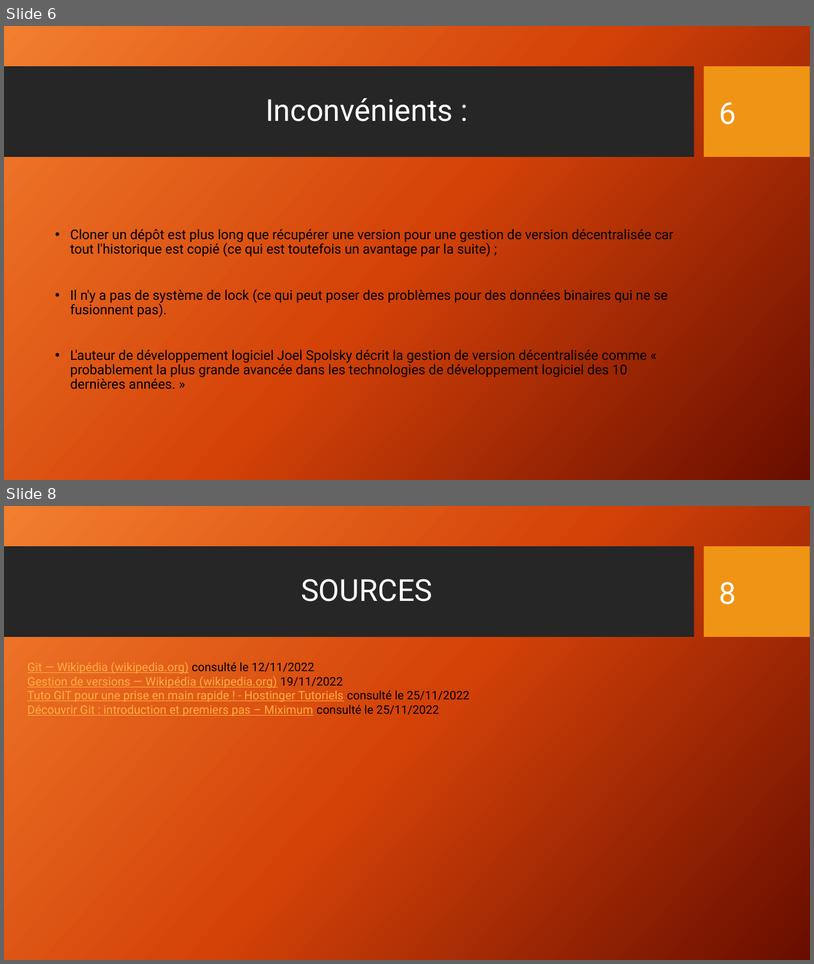
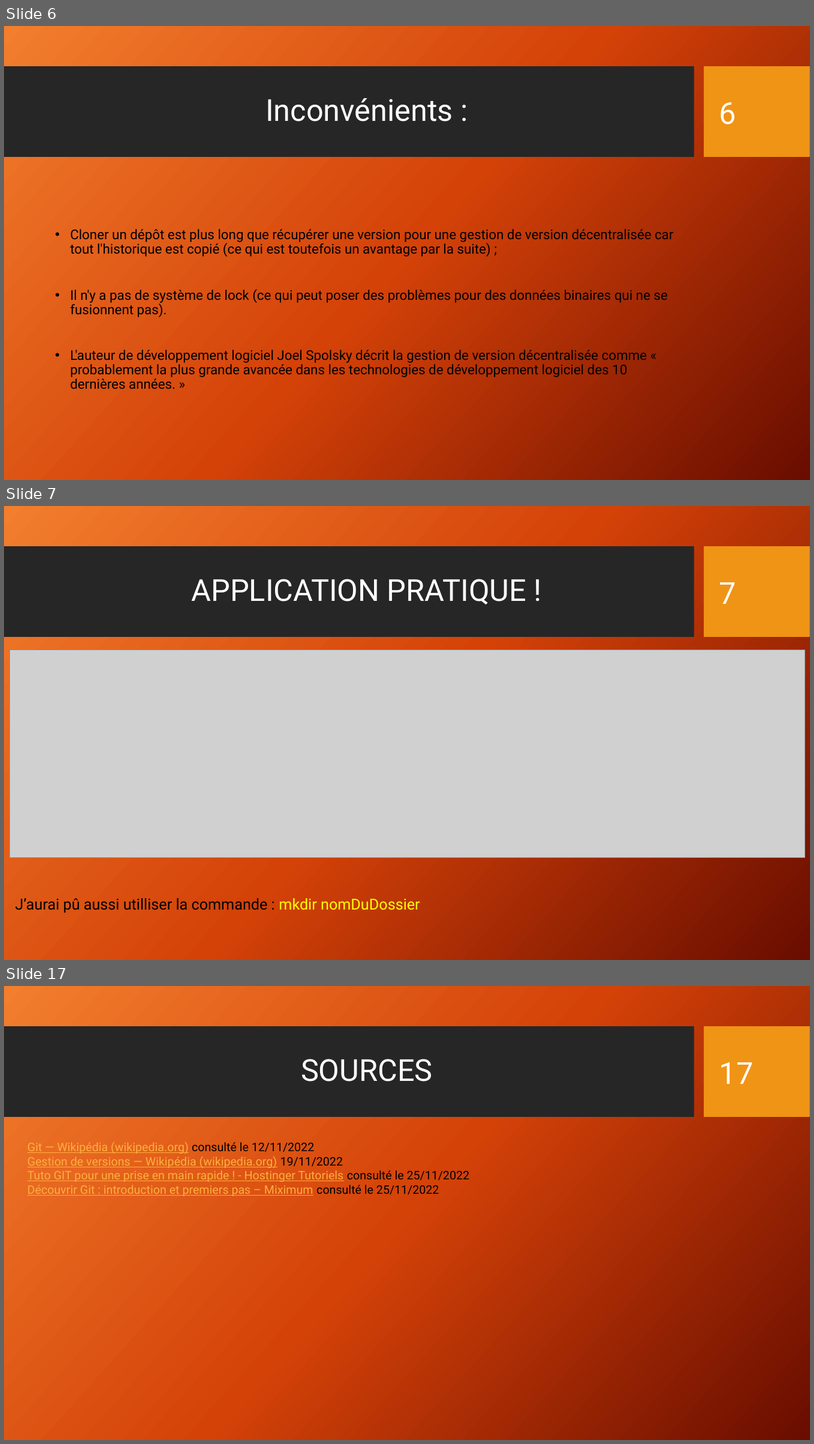
Before and after one commit to Math-Alex83/Expos-_git_cda_2210, a slide deck: Présentation_Git_CDA_2210.pptx. Shown one above the other, each under a label of ours: slides 6 and 8 before the commit, slides 6, 7 and 17 after it; the slides between them are not shown. The pictures are 814x964 and 814x1444 pixels, drawn with LibreOffice and Linux fonts; fonts in the diff are those of the drawing; grey boxes stand for pictures; background and template pictures are left out. Boxes give left, top, right and bottom in pixels: in the first picture for what was removed or moved away, otherwise in the second. Text is boxed around its words. In the diff, an @@ line names an element or a change of style, - is before the commit and + after.

```diff
--- a/Présentation_Git_CDA_2210.pptx
+++ b/Présentation_Git_CDA_2210.pptx
@@ slide 7 added at (x1=4, y1=506, x2=810, y2=960), background gradient #F18031 to #D54209 to #6A0D00; not listed: 2 template elements that a slide beside it also shows @@
@@ title added at (x1=192, y1=579, x2=527, y2=604), 36 pt, text #FFFFFF @@
+APPLICATION PRATIQUE !
@@ page number added at (x1=720, y1=582, x2=737, y2=604), 36 pt, text #FFFFFF @@
+7
@@ picture added at (x1=9, y1=650, x2=806, y2=858) @@
@@ text added at (x1=15, y1=898, x2=420, y2=912), 18 pt, text #000000 @@
+J’aurai pû aussi utilliser la commande : mkdir nomDuDossier
@@ what was slide 8 is now slide 17 @@
@@ page number at (x1=720, y1=1062, x2=754, y2=1084): text changed @@
-8
+17
```
Also in this commit, not shown: 1 slide changed, 10 other slides added, 2 slides removed, 1 other file.
